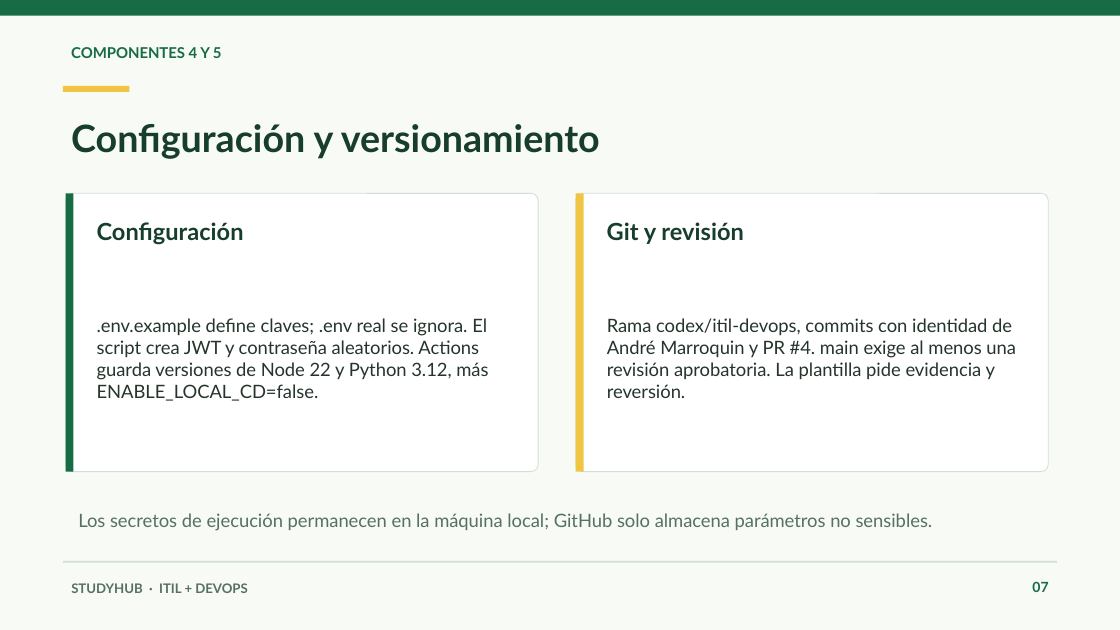
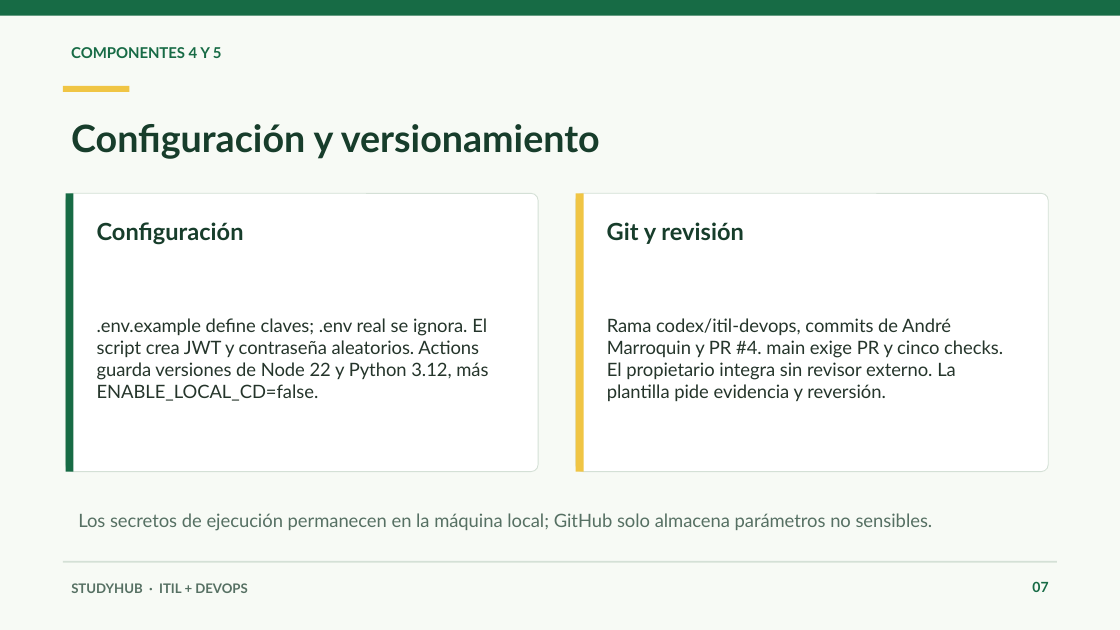
Before and after one commit to mar22266/StudyHub, a slide deck: slide 7 of docs/Presentacion_StudyHub_ITIL_DevOps.pptx. Drawn at 1120x630 pixels with LibreOffice and Linux fonts; fonts in the diff are those of the drawing. Boxes give left, top, right and bottom in pixels: in the first picture for what was removed or moved away, otherwise in the second. Text is boxed around its words. In the diff, an @@ line names an element or a change of style, - is before the commit and + after.

Commit message:
docs: ajustar control de main a aprobación del propietario

```diff
--- a/docs/Presentacion_StudyHub_ITIL_DevOps.pptx
+++ b/docs/Presentacion_StudyHub_ITIL_DevOps.pptx
@@ text at [607,318,1003,401]: text changed @@
-Rama codex/itil-devops, commits con identidad de André Marroquin y PR #4. main exige al menos una revisión aprobatoria. La plantilla pide evidencia y reversión.
+Rama codex/itil-devops, commits de André Marroquin y PR #4. main exige PR y cinco checks. El propietario integra sin revisor externo. La plantilla pide evidencia y reversión.
```
Also in this commit, not shown: 4 other files.
